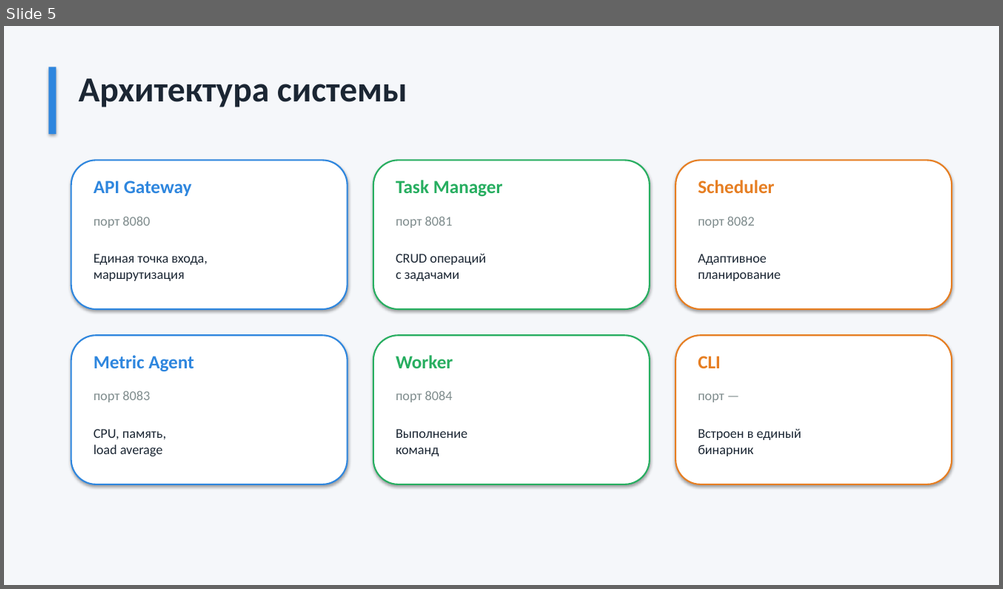
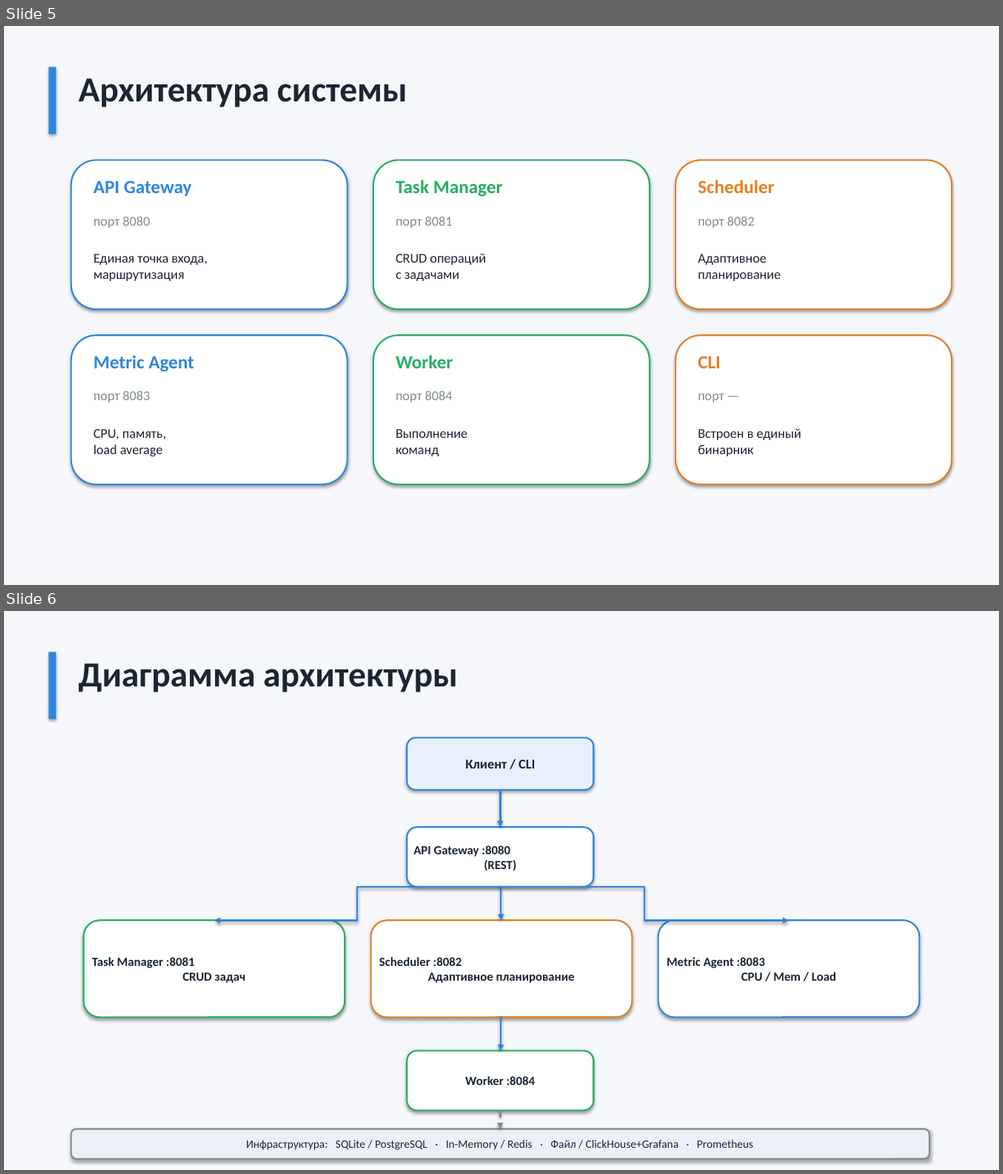
Before and after one commit to asvec6767/adaptive_cron, a slide deck: adaptive_cron.pptx. Shown one above the other, each under a label of ours: slide 5 before the commit, slides 5 and 6 after it. The pictures are 1003x589 and 1003x1174 pixels, drawn with LibreOffice and Linux fonts; fonts in the diff are those of the drawing. Boxes give left, top, right and bottom in pixels: in the first picture for what was removed or moved away, otherwise in the second. Text is boxed around its words. In the diff, an @@ line names an element or a change of style, - is before the commit and + after.

```diff
--- a/adaptive_cron.pptx
+++ b/adaptive_cron.pptx
@@ slide 6 added at (4, 611, 999, 1170), background #F5F7FA @@
@@ rectangle added at (48, 652, 57, 719), fill #2E86DE @@
@@ text added at (79, 664, 458, 692), 34 pt, text #1B2633, bold @@
+Диаграмма архитектуры
@@ rounded rectangle added at (407, 738, 594, 790), fill #E8F1FB, outline #2E86DE 1.5 pt, 13 pt, text #1B2633, bold @@
+Клиент / CLI
@@ elbow arrow added from (500, 790) to (500, 827), #2E86DE 1.75 pt @@
@@ rounded rectangle added at (407, 827, 594, 887), fill #FFFFFF, outline #2E86DE 1.5 pt, 12 pt, text #1B2633, bold @@
+API Gateway :8080
+(REST)
@@ elbow arrow added from (500, 887) to (214, 920), #2E86DE 1.75 pt @@
@@ elbow arrow added from (500, 887) to (502, 920), #2E86DE 1.75 pt @@
@@ elbow arrow added from (500, 887) to (789, 920), #2E86DE 1.75 pt @@
@@ rounded rectangle added at (84, 920, 345, 1017), fill #FFFFFF, outline #27AE60 1.5 pt, 12 pt, text #1B2633, bold @@
+Task Manager :8081
+CRUD задач
@@ rounded rectangle added at (371, 920, 632, 1017), fill #FFFFFF, outline #E67E22 1.5 pt, 12 pt, text #1B2633, bold @@
+Scheduler :8082
+Адаптивное планирование
@@ rounded rectangle added at (658, 920, 919, 1017), fill #FFFFFF, outline #2E86DE 1.5 pt, 12 pt, text #1B2633, bold @@
+Metric Agent :8083
+CPU / Mem / Load
@@ elbow arrow added from (502, 1017) to (500, 1051), #2E86DE 1.75 pt @@
@@ rounded rectangle added at (407, 1051, 594, 1111), fill #FFFFFF, outline #27AE60 1.5 pt, 12 pt, text #1B2633, bold @@
+Worker :8084
@@ elbow arrow added from (500, 1111) to (500, 1130), #7F8C8D 1.75 pt dashed @@
@@ rounded rectangle added at (71, 1130, 929, 1159), fill #ECF0F6, outline #7F8C8D 1.5 pt, 11 pt, text #1B2633 @@
+Инфраструктура: SQLite / PostgreSQL · In-Memory / Redis · Файл / ClickHouse+Grafana · Prometheus
```
Also in this commit, not shown: 4 slides changed, 1 other slide added, 1 other file.
